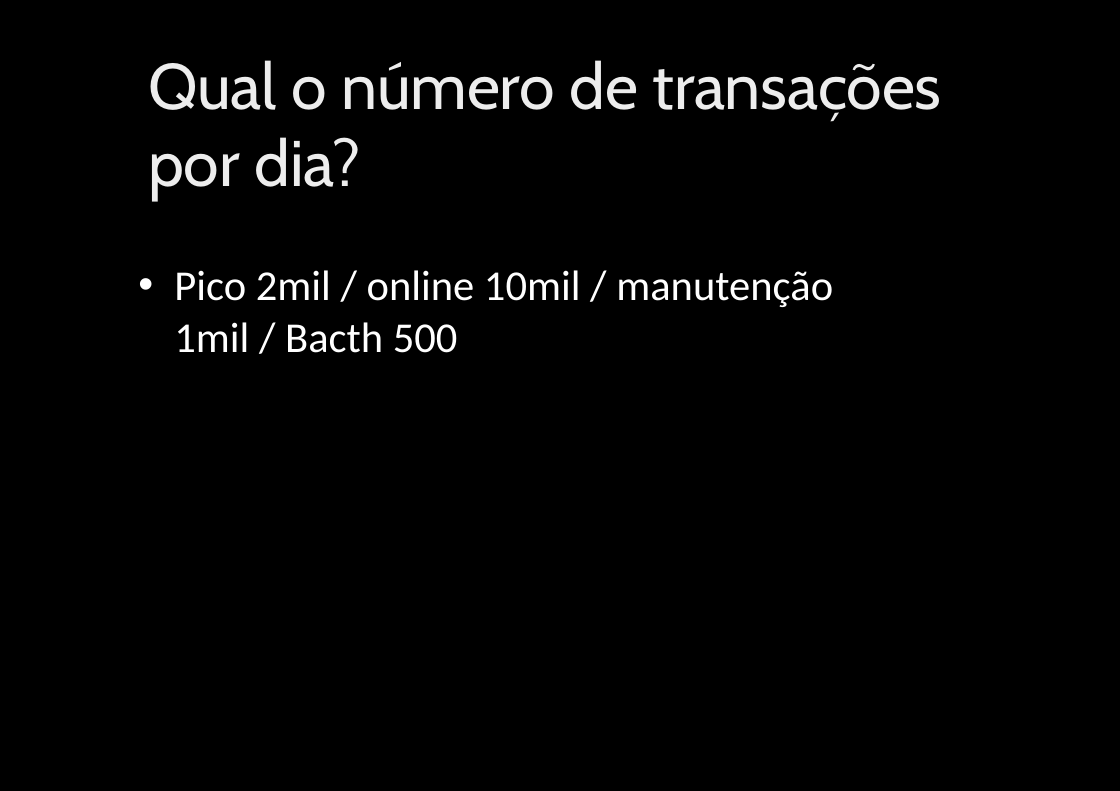
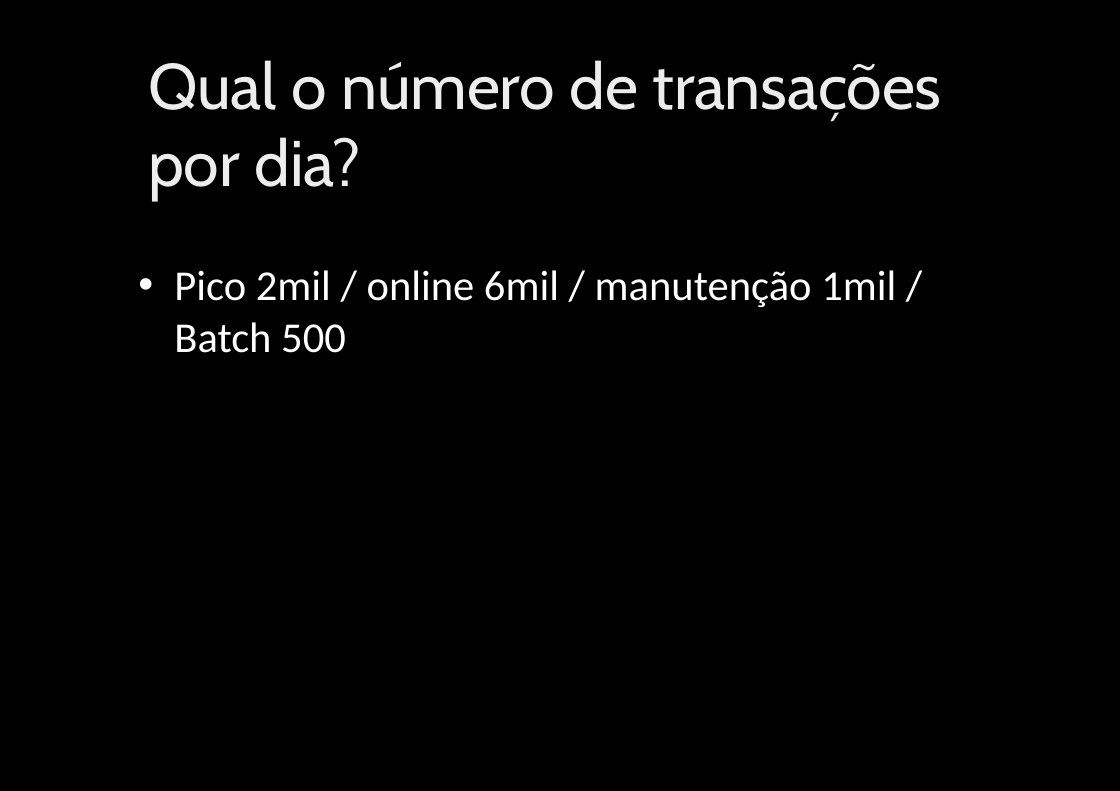
Before and after one commit to khorenn/PI, a slide deck: slide 3 of apresentação/Definições do projeto integrador.pptx (slide 4 before the commit). Drawn at 1120x791 pixels with LibreOffice and Linux fonts; fonts in the diff are those of the drawing; background and template pictures are left out. Boxes give left, top, right and bottom in pixels: in the first picture for what was removed or moved away, otherwise in the second. Text is boxed around its words. In the diff, an @@ line names an element or a change of style, - is before the commit and + after.

```diff
--- a/apresentação/Definições do projeto integrador.pptx
+++ b/apresentação/Definições do projeto integrador.pptx
@@ text at (174, 270, 896, 353): text changed @@
-• Pico 2mil / online 10mil / manutenção 1mil / Bacth 500
+• Pico 2mil / online 6mil / manutenção 1mil / Batch 500
```
Also in this commit, not shown: 5 other slides changed, 2 slides added, 3 slides removed.
